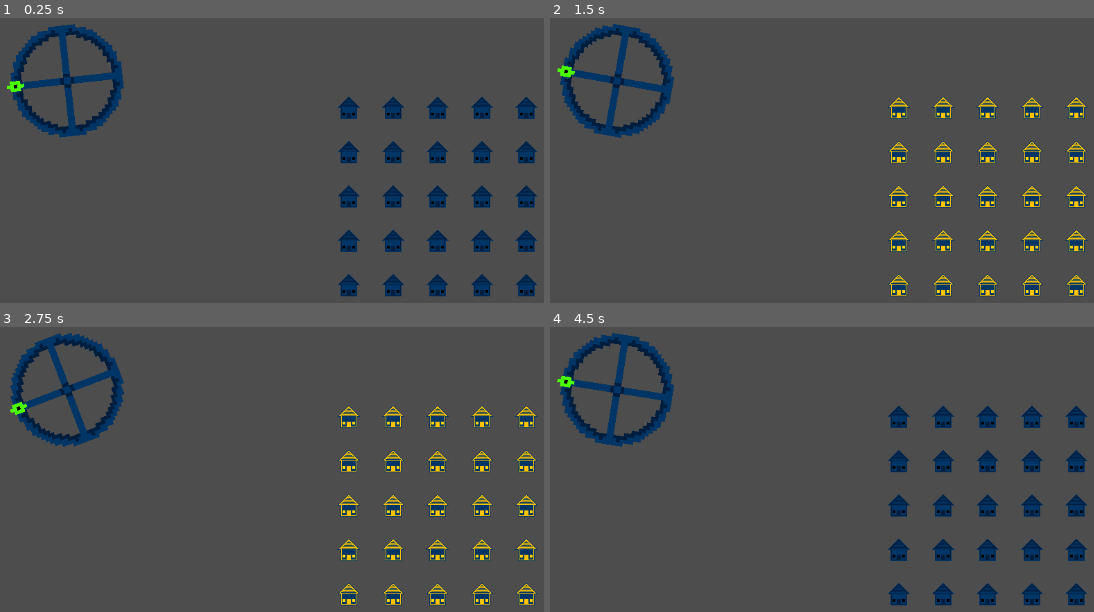
Above: before the commit, frames 1-4 (two rows, left to right).
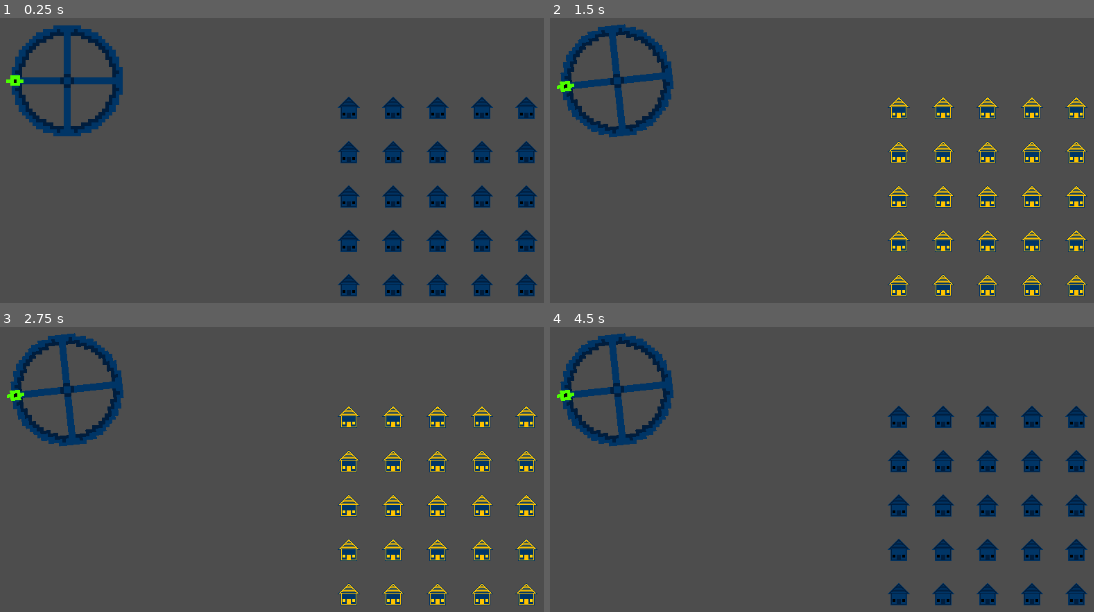
Above: after the commit, the same moments.

Repository: CWmain/BigModeGameJam2025
Game: Godot game, scene res://Levels/main_scene.tscn
The game is run twice, just before and just after one commit, with the same random seed, the same clock (stepped at 60 frames per second) and the same inputs.
Inputs (mouse positions are in pixels of both pictures, inside the frame that each line leads up to):
- Up to frame 1 (0.25 s): no input
- Up to frame 2 (1.5 s): tap Enter at 0.5 s; move the mouse to (566, 86) at 0.52 s; press the mouse at (566, 86) at 0.53 s; tap Space at 1.25 s; move the mouse to (740, 243) at 1.27 s; release the mouse at (740, 243) at 1.28 s; tap T (Test_Click) at 1.35 s
- Up to frame 3 (2.75 s): click (190, 552) at 1.55 s; tap Enter at 2 s; move the mouse to (429, 432) at 2.02 s; press the mouse at (429, 432) at 2.03 s
- Up to frame 4 (4.5 s): tap Space at 2.75, 4.25 s; move the mouse to (outside the picture) at 2.77 s; release the mouse at (outside the picture) at 2.78 s; click (outside the picture) at 2.85 s; tap Enter at 3.5 s; move the mouse to (outside the picture) at 3.52 s; press the mouse at (outside the picture) at 3.53 s; tap T (Test_Click) at 3.6 s; move the mouse to (658, 463) at 4.27 s; release the mouse at (658, 463) at 4.28 s; click (658, 463) at 4.35 s

The runs differ from the first frame. In frame 1, 1.5% of the frame differs, in the area x 1-23%, y 2-43%; in frame 2, 2.2%; in frame 3, 2.2%; in frame 4, 2.3%.

Commit message:
Wheel rotating correctly, emits its supply as one instance. May refactor to amp down over time, rather than singular spike

Diff:
--- a/Objects/Wheel/wheel.gd
+++ b/Objects/Wheel/wheel.gd
@@ -2,11 +2,34 @@
 
 @onready var wheel_handle = $WheelHandle
 
-func _process(delta):
-	rotation = position.angle_to(get_viewport().get_mouse_position())
+var canHold: bool = false
+var oldRotation: float = -1
 
-func _on_wheel_handle_hit_box_input_event(viewport, event, shape_idx):
-	if event is InputEventMouseButton and event.pressed and event.button_index == MOUSE_BUTTON_LEFT:
+var SUPPLY : int = 10
+signal supplyPower(supply: int)
+var canSupplyAgain: bool = true
 
-		print("On Handle")
-	pass # Replace with function body.
+func _process(_delta):
+	if canHold and Input.is_action_pressed("Hold"):
+		var newRotation : float = PI + position.direction_to(get_viewport().get_mouse_position()).angle()
+		if oldRotation > 2*PI-0.1 and oldRotation < 2*PI+0.1:
+			oldRotation = 0
+
+		if newRotation > oldRotation:
+			rotation = newRotation
+			oldRotation = newRotation
+
+	if Input.is_action_just_released("Hold"):
+		canHold = false
+
+	# Since we are in process, use a bool to ensure the emit only triggers once
+	if rotation > PI-0.1 and rotation < PI+0.1 and canSupplyAgain:
+		canSupplyAgain = false
+		supplyPower.emit(SUPPLY)
+
+	# Once the otherside is reached, allow another supply trigger to occur
+	if rotation > (2*PI)-0.1 and rotation < (2*PI)+0.1:
+		canSupplyAgain = true
+
+func _on_wheel_handle_hit_box_mouse_entered():
+	canHold = true
--- a/Objects/Wheel/wheel.tscn
+++ b/Objects/Wheel/wheel.tscn
@@ -22,5 +22,5 @@
 [node name="CollisionShape2D" type="CollisionShape2D" parent="WheelHandle/WheelHandleHitBox"]
 shape = SubResource("RectangleShape2D_oqoid")
 
-[connection signal="input_event" from="WheelHandle/WheelHandleHitBox" to="." method="_on_wheel_handle_hit_box_input_event"]
-[connection signal="input_event" from="WheelHandle/WheelHandleHitBox" to="." method="_on_area_2d_input_event"]
+[connection signal="mouse_entered" from="WheelHandle/WheelHandleHitBox" to="." method="_on_wheel_handle_hit_box_mouse_entered"]
+[connection signal="mouse_exited" from="WheelHandle/WheelHandleHitBox" to="." method="_on_wheel_handle_hit_box_mouse_exited"]
--- a/project.godot
+++ b/project.godot
@@ -22,6 +22,11 @@
 "events": [Object(InputEventKey,"resource_local_to_scene":false,"resource_name":"","device":-1,"window_id":0,"alt_pressed":false,"shift_pressed":false,"ctrl_pressed":false,"meta_pressed":false,"pressed":false,"keycode":0,"physical_keycode":84,"key_label":0,"unicode":116,"echo":false,"script":null)
 ]
 }
+Hold={
+"deadzone": 0.5,
+"events": [Object(InputEventMouseButton,"resource_local_to_scene":false,"resource_name":"","device":-1,"window_id":0,"alt_pressed":false,"shift_pressed":false,"ctrl_pressed":false,"meta_pressed":false,"button_mask":0,"position":Vector2(0, 0),"global_position":Vector2(0, 0),"factor":1.0,"button_index":1,"canceled":false,"pressed":false,"double_click":false,"script":null)
+]
+}
 
 [rendering]
 
